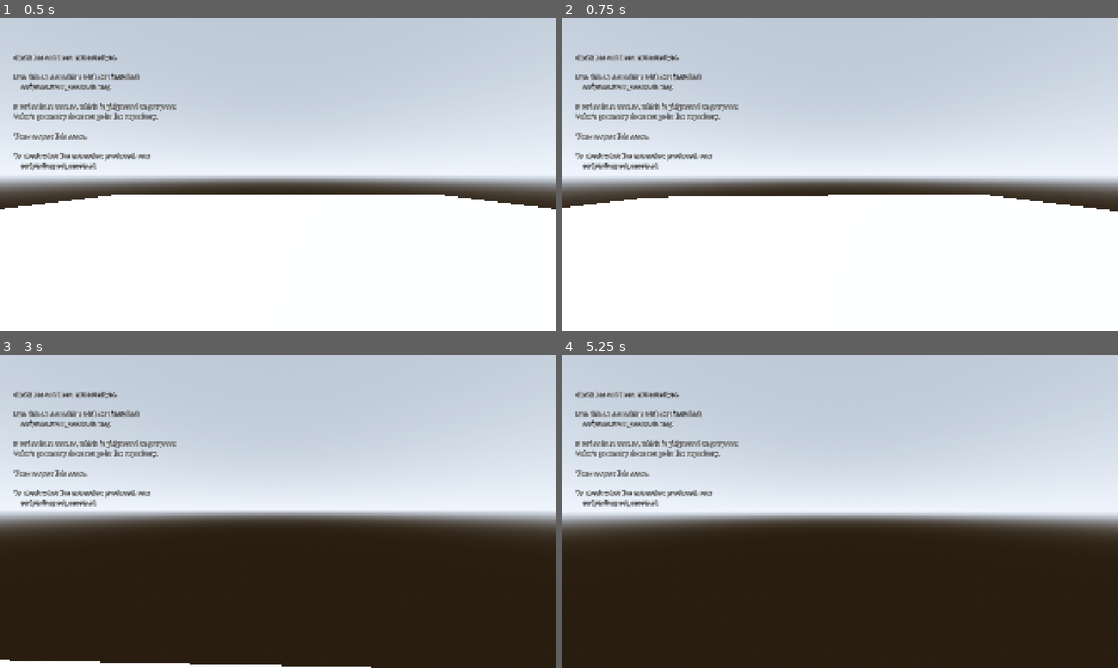
Above: before the commit, frames 1-4 (two rows, left to right).
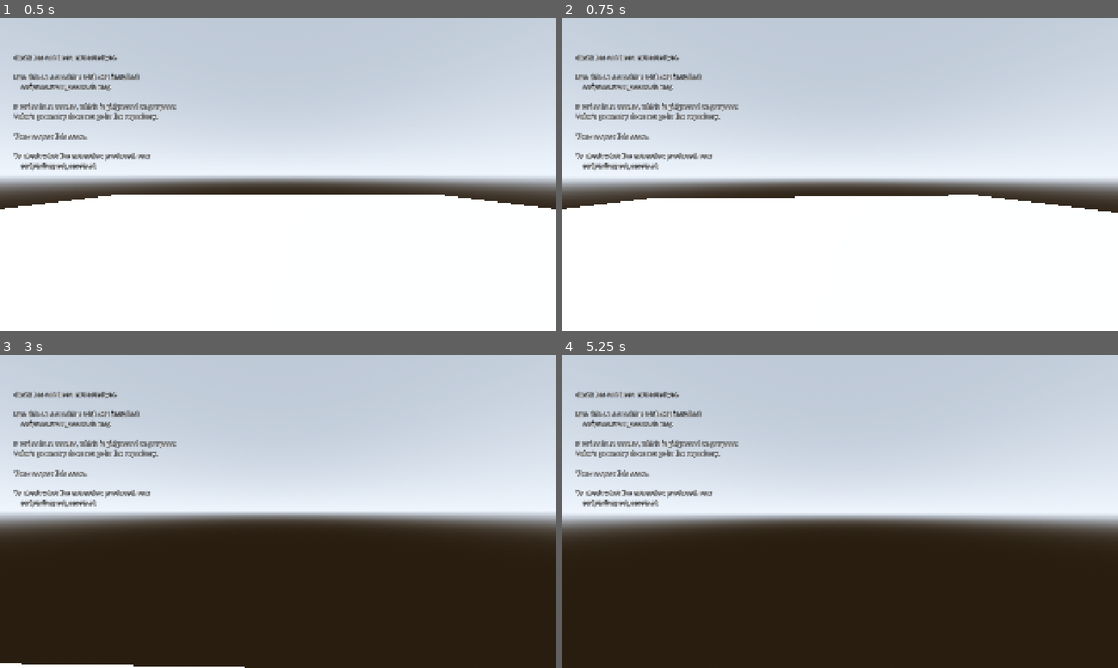
Above: after the commit, the same moments.

Repository: sidcarrollworks/CSGODOT
Game: Godot game, scene res://maps/de_dust2/de_dust2.tscn
Two runs of this game, one before a commit and one after it. Both use one fixed random seed, a clock stepped at 60 frames per second and the inputs below.
Inputs (mouse positions are in pixels of both pictures, inside the frame that each line leads up to):
- Up to frame 1 (0.5 s): no input
- Up to frame 2 (0.75 s): tap Enter at 0.5 s; move the mouse to (867, 174) at 0.52 s; hold W (move_forward) from 0.53 s (still down); hold 1 (slot1) from 0.53 s (still down); click (867, 174) at 0.67 s
- Up to frame 3 (3 s): keep holding W (move_forward); tap Space (jump) at 0.77, 1.07, 1.52, 1.55, 1.82 s; tap 2 (slot2) at 0.8, 1.35 s; move the mouse to (250, 511) at 1.27 s; release 1 (slot1) at 1.28 s; move the mouse to (289, 505) at 2.02 s; hold Space (jump) 2.03-2.78 s; tap 1 (slot1) at 2.3 s; move the mouse to (272, 517) at 2.77 s; click (272, 517) at 2.85 s
- Up to frame 4 (5.25 s): keep holding W (move_forward); tap Space (jump) at 3.02, 3.32, 4.52, 4.82 s; tap 2 (slot2) at 3.05 s; tap O (reset_range) at 3.5, 4.25, 5 s; move the mouse to (878, 514) at 3.52 s; hold Space (jump) 3.53-4.28 s; right-click (878, 514) at 3.6 s; move the mouse to (795, 508) at 4.27 s; tap Ctrl (duck) at 4.35 s; tap 1 (slot1) at 4.55 s; move the mouse to (845, 511) at 5.02 s; hold P (export_spray) from 5.03 s (still down); click (845, 511) at 5.17 s

Frame 1 is identical in both runs. In frame 2, 1.1% of the frame differs, in the area x 0-100%, y 50-63%; in frame 3, 0.9%; in frame 4, 0.8%.

Commit message:
Drive the recoil spring and accuracy decay off measured CS2 timings
The weapon model settling and the weapon becoming accurate again are two
different durations in CS2, and the second is the longer one. Both are now
measured values on WeaponData, and the view spring and the accuracy decay
are derived from them rather than tuned by hand.

Also fixes a shot's view kick being read one entry too early in the spray
pattern, which left a single tap with no view kick at all.

Co-Authored-By: Claude Opus 5 (1M context) <noreply@anthropic.com>
Claude-Session: https://claude.ai/code/session_01YJnWJFEo2kKSxD4GAVgMTN

Diff:
--- a/maps/test_range/test_range.gd
+++ b/maps/test_range/test_range.gd
@@ -60,7 +60,18 @@
 		"%s" % weapon.data.display_name,
 		"ammo       %d / %d" % [weapon.ammo, weapon.reserve],
 		"shot       %d" % weapon.shot_index(),
-		"cone       %.3f deg" % weapon.current_inaccuracy(state),
+		"cone       %.3f deg  %s" % [
+			weapon.current_inaccuracy(state),
+			"ready" if weapon.is_accuracy_reset() else "recovering",
+		],
+		# Side by side on purpose. The gun stops moving before the cone
+		# closes, so these two disagree for a couple of hundred milliseconds
+		# after every shot, which is what CS2 does and is why the animation
+		# cannot be used to time a tap.
+		"view       %.2f deg  %s" % [
+			weapon.aim_punch.length(),
+			"still" if weapon.aim_punch.length() < 0.01 else "moving",
+		],
 		"impacts    %d" % _impacts.size(),
 		"",
 		"1 / 2  weapon      R  reload",
--- a/src/weapons/weapon.gd
+++ b/src/weapons/weapon.gd
@@ -54,6 +54,10 @@
 	var view_punch: Vector2
 
 
+## The punch spring is integrated at no coarser than this, whatever the
+## caller's frame length. 128 Hz, the simulation tick the constants suit.
+const PUNCH_MAX_STEP := 1.0 / 128.0
+
 var data: WeaponData
 
 var ammo: int = 0
@@ -121,9 +125,7 @@
 	if since_shot > data.recoil_reset_time:
 		_shot_index = 0
 
-	_inaccuracy = maxf(
-		_inaccuracy - data.inaccuracy_recovery_rate * dt, 0.0
-	)
+	_decay_inaccuracy(dt)
 
 
 ## Source's DecayPunchAngle: the punch angle carries its own velocity, which
@@ -133,18 +135,66 @@
 ## only decayed between shots, which is what made the view snap up to each
 ## bullet and then sag. A spring that is always acting gives the rise and the
 ## settle that CS actually has.
+##
+## Substepped rather than clamped. The spring is stiff enough on a fast
+## weapon that a single long frame would integrate it into a growing
+## oscillation; stepping at the simulation rate the constants were derived
+## for makes the result the same whatever the caller's frame length is.
 func _decay_punch(dt: float) -> void:
-	if aim_punch.length_squared() < 0.000001 \
-			and aim_punch_velocity.length_squared() < 0.000001:
+	if aim_punch.length_squared() < 1e-10 \
+			and aim_punch_velocity.length_squared() < 1e-10:
 		aim_punch = Vector2.ZERO
 		aim_punch_velocity = Vector2.ZERO
 		return
 
-	aim_punch += aim_punch_velocity * dt
-	aim_punch_velocity *= maxf(1.0 - data.punch_damping * dt, 0.0)
-	# Clamped because a long frame would otherwise overshoot the spring into
-	# an oscillation that grows instead of settling.
-	aim_punch_velocity -= aim_punch * clampf(data.punch_spring * dt, 0.0, 2.0)
+	var damping := data.punch_damping()
+	var spring := data.punch_spring()
+	var remaining := dt
+	while remaining > 0.0:
+		var step := minf(remaining, PUNCH_MAX_STEP)
+		var half := step * 0.5
+		# Leapfrog: half a step of spring and damping, a whole step of
+		# movement at that mid-step velocity, then the other half. Moving on
+		# the end-of-step velocity instead biases the kick upward by half a
+		# tick of it, which is small on a slow spring and not small on a fast
+		# one, so the same weapon would throw the view further just for
+		# settling sooner.
+		#
+		# exp() rather than (1 - damping * step) for the same reason: the
+		# linear form takes more out of the velocity than the damping it
+		# stands for would, which cut the kick short of the measurement it is
+		# derived from.
+		aim_punch_velocity *= exp(-damping * half)
+		aim_punch_velocity -= aim_punch * spring * half
+		aim_punch += aim_punch_velocity * step
+		aim_punch_velocity -= aim_punch * spring * half
+		aim_punch_velocity *= exp(-damping * half)
+		remaining -= step
+
+
+## The accuracy penalty decays exponentially toward zero and snaps to it once
+## it is below what the game could show you.
+##
+## Exponential, not linear, for two reasons: it is what the measured accuracy
+## box does (the steps shrink as it recovers, which is a straight line only on
+## a log scale), and it is what CS:GO's accuracy penalty did. The time
+## constant comes from data.accuracy_reset_time, so one standing shot recovers
+## in exactly the measured time and a spray takes proportionally longer.
+func _decay_inaccuracy(dt: float) -> void:
+	if _inaccuracy <= 0.0:
+		return
+	_inaccuracy *= exp(-dt / data.accuracy_time_constant())
+	if _inaccuracy < data.accuracy_reset_threshold():
+		_inaccuracy = 0.0
+
+
+## Whether the weapon has finished recovering its accuracy.
+##
+## Worth reading next to how far the view has settled, because the two do not
+## agree: on both of these weapons the gun stops moving a couple of hundred
+## milliseconds before this turns true.
+func is_accuracy_reset() -> bool:
+	return _inaccuracy <= 0.0
 
 
 ## Where the weapon model should be pushed to, in degrees. Cosmetic only.
@@ -172,6 +222,26 @@
 	return base + _inaccuracy
 
 
+## The recoil of one shot, in degrees, read off the pattern.
+##
+## A pattern entry is where the muzzle has ALREADY been carried to by the
+## shots before it, so the recoil of shot i is the step from entry i to entry
+## i + 1: the climb this shot is about to cause. Reading it as the step into
+## the entry instead is off by one, and it leaves a single tap with no view
+## kick at all, because every pattern's first entry is (0, 0) and nothing has
+## happened yet when you fire shot one.
+##
+## Past the end of the pattern there is no next entry, so the last real step
+## is held rather than dropping the kick to nothing mid-magazine.
+func _view_kick_for(shot_index: int) -> Vector2:
+	var here := data.recoil_offset(shot_index)
+	var ahead := data.recoil_offset(shot_index + 1)
+	var kick := ahead - here
+	if kick.length_squared() > 0.0 or shot_index <= 0:
+		return kick
+	return here - data.recoil_offset(shot_index - 1)
+
+
 ## Fires one round. Returns null if the weapon could not fire.
 ##
 ## yaw and pitch are the angles at the instant the trigger was pulled, which
@@ -188,9 +258,6 @@
 	if not can_fire(now_usec):
 		return null
 
-	var previous := Vector2.ZERO
-	if _shot_index > 0:
-		previous = data.recoil_offset(_shot_index - 1)
 	var current := data.recoil_offset(_shot_index)
 
 	# The bullet goes exactly to this shot's entry in the pattern, measured
@@ -210,10 +277,10 @@
 		_shot_index
 	)
 
-	# The view gets kicked by this shot's step through the pattern, scaled
-	# down, and as a push on the punch velocity rather than a jump in the
-	# angle, so it rises into the kick over the next few ticks.
-	var punch := (current - previous) * data.recoil_view_fraction
+	# The view gets kicked by this shot's own recoil, scaled down, and as a
+	# push on the punch velocity rather than a jump in the angle, so it rises
+	# into the kick over the next few ticks.
+	var punch := _view_kick_for(_shot_index) * data.recoil_view_fraction
 
 	var shot := Shot.new()
 	shot.origin = origin
@@ -226,7 +293,7 @@
 	shot.base_yaw = yaw_degrees
 	shot.base_pitch = pitch_degrees
 
-	aim_punch_velocity += punch * data.punch_impulse_scale
+	aim_punch_velocity += punch * data.punch_impulse_scale()
 	_inaccuracy += data.inaccuracy_per_shot
 	_shot_index += 1
 	_last_shot_usec = now_usec
--- a/src/weapons/weapon_data.gd
+++ b/src/weapons/weapon_data.gd
@@ -14,6 +14,12 @@
 ## https://github.com/CS2OpenDev/CS2OpenDev-SchemaTracker/issues/16
 ##
 ## reference/spray_patterns/README.md says how to do the measuring.
+
+## What counts as settled, for both the view punch and the accuracy penalty:
+## one percent of the peak. Both of Sid's measurements are of something
+## visually reaching rest, and a decaying exponential never reaches zero, so
+## the two need a shared threshold to be derived from. One place to change it.
+const SETTLE_FRACTION := 0.01
 
 @export var display_name: String = ""
 
@@ -96,33 +102,56 @@
 # that snaps to each bullet and sags between shots. That is not what CS looks
 # like and it is not what CS plays like.
 
-## How much of the pattern the view is kicked by, against the full amount the
-## bullets move. Well under 1.0: the crosshair moves noticeably less than the
-## spray.
-##
-## Tuned by eye against CS2 rather than measured, so it is a starting point.
-@export_range(0.0, 1.0) var recoil_view_fraction: float = 0.45
-
-## How hard a shot kicks the view, as a multiplier on the impulse given to the
-## punch velocity. Source's ViewPunch adds to the punch VELOCITY rather than
-## to the angle, scaled by 20, which is why the view rises into a kick instead
-## of teleporting to it.
-@export var punch_impulse_scale: float = 20.0
-
-## The spring that pulls the view back to where the player is actually
-## pointing, and the damping that stops it oscillating.
-##
-## This is Source's DecayPunchAngle: an angle with its own velocity, a
-## viscous damping term and a torsional spring toward zero. The structure is
-## Source's; these two constants are from memory of the SDK and were not
-## verifiable from here, so treat them as tunables rather than as facts.
-@export var punch_damping: float = 9.0
-@export var punch_spring: float = 65.0
+## How far ONE shot throws the view, as a fraction of how far that same shot
+## throws the muzzle. The default of 1.0 means the view is kicked by a full
+## shot's worth of recoil.
+##
+## A full shot's worth, and the crosshair still moves a small fraction of what
+## the spray does, because the spring pulls the view back between rounds while
+## the muzzle keeps every degree it has climbed. The bullets accumulate and
+## the view does not. That, rather than any scale factor, is why you cannot
+## read your own recoil off the screen.
+##
+## This is the one knob for the SIZE of the kick, and it is exact: the impulse
+## is normalised against the spring, so the punch peaks at this fraction of
+## the shot's own pattern step whatever the spring is doing. Changing how long
+## the kick lasts leaves how far it throws the view alone.
+##
+## Still by eye rather than measured, unlike the two timings.
+@export_range(0.0, 2.0) var recoil_view_fraction: float = 1.0
+
+## How long the visual recoil takes to settle after a shot, in seconds.
+##
+## MEASURED, from Sid's frame-by-frame capture of CS2: the weapon model is
+## tracked away from its resting position and this is where that movement
+## levels off. AK-47 644 +- 5 ms, M4A1-S 353 +- 5 ms.
+##
+## This is the only knob for how long the kick lasts. The spring and the
+## damping below are derived from it, so changing it moves the whole
+## animation rather than requiring two constants to be re-balanced by hand.
+## "Settled" means down to SETTLE_FRACTION of the kick's own peak.
+##
+## Note what it is NOT: the time the weapon takes to become accurate again.
+## Those are separate in CS2 and separate here. See accuracy_reset_time.
+@export var recoil_animation_time: float = 0.644
+
+## How the kick is shaped, against how long it lasts.
+##
+## Source's DecayPunchAngle is an angle with its own velocity, a viscous
+## damping term and a torsional spring toward zero; this is that system's
+## damping ratio. Under 1.0 it rises into the kick and settles back without a
+## visible bounce, which is what CS looks like. Tuned by eye, not measured.
+@export_range(0.05, 1.5) var punch_damping_ratio: float = 0.558
 
 ## How much of the view punch the weapon model is moved by, on top of the
 ## camera. CS exposes this as viewmodel_recoil. Purely cosmetic: it moves the
 ## gun in your hands and changes nothing about aim or bullets.
-@export_range(0.0, 4.0) var viewmodel_recoil: float = 1.0
+##
+## Well above 1.0 on purpose. The gun is what should visibly buck and sway;
+## the crosshair should barely move. Anything that reads the recoil back to
+## the player belongs here, where it cannot mislead them about where a bullet
+## went, rather than in the camera, where it would.
+@export_range(0.0, 8.0) var viewmodel_recoil: float = 3.0
 
 # --- Inaccuracy -----------------------------------------------------------
 
@@ -135,13 +164,94 @@
 @export var inaccuracy_moving: float = 0.9
 @export var inaccuracy_jumping: float = 4.0
 
-## Added per shot while firing, and how fast it decays, in degrees.
+## Added per shot while firing, in degrees.
 @export var inaccuracy_per_shot: float = 0.12
-@export var inaccuracy_recovery_rate: float = 1.4
+
+## How long a single standing shot takes to become fully accurate again, in
+## seconds.
+##
+## MEASURED, from Sid's frame-by-frame capture of CS2: the accuracy box from
+## weapon_debug_spread_show is tracked until it returns to its baseline size.
+## AK-47 867 +- 0 ms, M4A1-S 542 +- 0 ms.
+##
+## This is deliberately a different number from recoil_animation_time, and for
+## both weapons it is the LONGER of the two. The gun finishes moving before it
+## finishes recovering, so the animation tells you the weapon is ready a couple
+## of hundred milliseconds before it is. That desync is real CS2 behaviour and
+## reproducing it is the point: a player who taps on the animation is early.
+@export var accuracy_reset_time: float = 0.867
 
 ## Speed below which movement inaccuracy does not apply. CS lets you walk
 ## slowly without penalty, which is why counter-strafing matters.
 @export var inaccuracy_speed_threshold: float = 55.0
+
+
+## How high the punch peaks, against the velocity a shot gives it and the
+## spring's frequency: peak = impulse / frequency * this. Depends only on the
+## damping ratio.
+func punch_peak_ratio() -> float:
+	var z := _damping_ratio()
+	var ringing := sqrt(1.0 - z * z)
+	return exp(-z * atan(ringing / z) / ringing)
+
+
+## The spring's undamped frequency, in radians per second.
+##
+## Derived so the punch is down to SETTLE_FRACTION of its own peak after
+## exactly recoil_animation_time. A damped spring's impulse response decays
+## inside an exp(-zeta*w*t) envelope, so zeta*w is what the measurement fixes;
+## the peak term is there because the peak is reached some way into the
+## response, well below where the envelope starts.
+func punch_frequency() -> float:
+	var z := _damping_ratio()
+	var ringing := sqrt(1.0 - z * z)
+	var peak := ringing * punch_peak_ratio()
+	return -log(SETTLE_FRACTION * peak) / maxf(
+		z * recoil_animation_time, 0.0001
+	)
+
+
+## Viscous damping on the punch velocity, per second.
+func punch_damping() -> float:
+	return 2.0 * _damping_ratio() * punch_frequency()
+
+
+## Torsional spring pulling the view back to where the player is pointing.
+func punch_spring() -> float:
+	var w := punch_frequency()
+	return w * w
+
+
+## What a shot adds to the punch VELOCITY, per degree of view kick asked for.
+##
+## Normalised against the spring, so the punch peaks at exactly the kick it
+## was given and re-measuring recoil_animation_time changes how long the view
+## moves without changing how far. Source's ViewPunch pushes the punch
+## VELOCITY rather than the angle, which is what makes the view rise into a
+## kick instead of teleporting to it; this is that push.
+func punch_impulse_scale() -> float:
+	return punch_frequency() / punch_peak_ratio()
+
+
+func _damping_ratio() -> float:
+	return clampf(punch_damping_ratio, 0.05, 0.999)
+
+
+## Time constant of the accuracy decay, in seconds.
+##
+## Exponential rather than linear, which is both what the measured curve looks
+## like on a log scale and what CS:GO's accuracy penalty did. Derived so a
+## single shot's penalty falls below the reset threshold in exactly
+## accuracy_reset_time; a longer spray therefore takes proportionally longer,
+## which is also what CS2 does.
+func accuracy_time_constant() -> float:
+	return maxf(accuracy_reset_time, 0.0001) / -log(SETTLE_FRACTION)
+
+
+## Below this fraction of one shot's penalty the weapon counts as fully
+## accurate again, matching the measurement's "back to baseline".
+func accuracy_reset_threshold() -> float:
+	return inaccuracy_per_shot * SETTLE_FRACTION
 
 
 ## The pattern offset for a shot, scaled, holding the last entry once the
--- a/src/weapons/weapon_library.gd
+++ b/src/weapons/weapon_library.gd
@@ -8,8 +8,10 @@
 ## should not be trusted until someone has checked them in game. See
 ## reference/weapon_stats.md for where each one came from.
 ##
-## The two exceptions are the spray patterns and the M4A1-S magazine size,
-## which come from CS2 spray plots Sid supplied on 2026-09-21.
+## The exceptions, which ARE measured, are the spray patterns, the M4A1-S
+## magazine size, and the two recovery timings below. The patterns and the
+## magazine come from CS2 spray plots Sid supplied on 2026-09-21; the timings
+## come from his frame-by-frame capture of CS2 on 2026-09-22.
 
 static func ak47() -> WeaponData:
 	var data := WeaponData.new()
@@ -33,6 +35,13 @@
 	data.max_player_speed = 215.0
 
 	data.recoil_pattern = RecoilPattern.load_pattern("ak47")
+
+	# Measured in CS2: the weapon model stops moving after 644 +- 5 ms, and
+	# the accuracy box is back to baseline after 867 +- 0 ms. The gun looks
+	# ready 223 ms before it is.
+	data.recoil_animation_time = 0.644
+	data.accuracy_reset_time = 0.867
+
 	data.inaccuracy_standing = 0.02
 	data.inaccuracy_moving = 0.95
 	data.inaccuracy_jumping = 4.5
@@ -63,6 +72,12 @@
 	data.max_player_speed = 225.0
 
 	data.recoil_pattern = RecoilPattern.load_pattern("m4a1s")
+
+	# Measured in CS2: animation 353 +- 5 ms, accuracy 542 +- 0 ms. Both are
+	# faster than the AK, and the gap between them is a similar 189 ms.
+	data.recoil_animation_time = 0.353
+	data.accuracy_reset_time = 0.542
+
 	data.inaccuracy_standing = 0.015
 	data.inaccuracy_moving = 0.8
 	data.inaccuracy_jumping = 4.0
--- a/tests/run_weapon_tests.gd
+++ b/tests/run_weapon_tests.gd
@@ -35,6 +35,12 @@
 		_test_view_kicks_less_than_the_spray()
 		_test_view_rises_rather_than_teleporting()
 		_test_viewmodel_follows_the_view()
+		_test_a_single_tap_kicks_the_view()
+		_test_animation_lasts_as_long_as_measured()
+		_test_accuracy_resets_as_slowly_as_measured()
+		_test_the_gun_looks_ready_before_it_is()
+		_test_kick_size_survives_a_faster_animation()
+		_test_punch_is_the_same_at_any_frame_length()
 		_test_inaccuracy_by_state()
 		_test_damage_falloff()
 		_test_hitbox_multipliers()
@@ -517,6 +523,152 @@
 	)
 
 
+# --- Measured recovery timings --------------------------------------------
+#
+# Sid captured CS2 frame by frame on 2026-09-22: the weapon model tracked away
+# from its resting position gives the recoil animation's length, and the
+# accuracy box from weapon_debug_spread_show tracked back to its baseline size
+# gives the accuracy reset. AK-47 644 and 867 ms, M4A1-S 353 and 542 ms.
+#
+# The two are different numbers and the accuracy one is longer, so the gun
+# finishes moving before it finishes recovering. These tests exist so that
+# stays true of this build, because it is the whole reason the animation
+# cannot be trusted as a readout.
+
+
+## How long after a single shot the view punch is still visibly moving, and
+## how far it got, both in one pass.
+func _settle(data: WeaponData) -> Array:
+	var weapon := Weapon.new(data)
+	var now := int(SECOND)
+	weapon.fire(now, 1.0, Vector3.ZERO, 0.0, 0.0, _standing())
+
+	var peak := 0.0
+	var samples: Array[float] = []
+	for tick in 1024:
+		now += int(DT * SECOND)
+		weapon.update(DT, now)
+		var size := weapon.aim_punch.length()
+		peak = maxf(peak, size)
+		samples.append(size)
+
+	# The last moment it was above a hundredth of its own peak, which is what
+	# recoil_animation_time is defined against.
+	var settled_at := 0.0
+	for i in range(samples.size() - 1, -1, -1):
+		if samples[i] >= peak * WeaponData.SETTLE_FRACTION:
+			settled_at = float(i + 1) * DT
+			break
+	return [settled_at, peak]
+
+
+## How long after a single standing shot the cone is back to its resting size.
+func _accuracy_reset(data: WeaponData) -> float:
+	var weapon := Weapon.new(data)
+	var state := _standing()
+	var now := int(SECOND)
+	weapon.fire(now, 1.0, Vector3.ZERO, 0.0, 0.0, state)
+
+	for tick in 1024:
+		now += int(DT * SECOND)
+		weapon.update(DT, now)
+		if weapon.current_inaccuracy(state) <= data.inaccuracy_standing:
+			return float(tick + 1) * DT
+	return -1.0
+
+
+## Every pattern's first entry is (0, 0), so reading a shot's recoil as the
+## step INTO its entry left a single tap with no view kick whatsoever. A shot
+## is what causes the climb to the next entry, not what results from the last.
+func _test_a_single_tap_kicks_the_view() -> void:
+	for data in [WeaponLibrary.ak47(), WeaponLibrary.m4a1s()]:
+		var result := _settle(data)
+		_check(
+			(result[1] as float) > 0.1,
+			"%s kicks the view on the very first round (%.2f degrees)"
+				% [data.display_name, result[1]]
+		)
+
+
+func _test_animation_lasts_as_long_as_measured() -> void:
+	for data in [WeaponLibrary.ak47(), WeaponLibrary.m4a1s()]:
+		var settled: float = _settle(data)[0]
+		_check(
+			absf(settled - data.recoil_animation_time) < 0.02,
+			"%s recoil animation lasts the measured %.0f ms (%.0f ms)"
+				% [
+					data.display_name,
+					data.recoil_animation_time * 1000.0,
+					settled * 1000.0
+				]
+		)
+
+
+func _test_accuracy_resets_as_slowly_as_measured() -> void:
+	for data in [WeaponLibrary.ak47(), WeaponLibrary.m4a1s()]:
+		var reset := _accuracy_reset(data)
+		_check(
+			absf(reset - data.accuracy_reset_time) < 0.02,
+			"%s accuracy resets in the measured %.0f ms (%.0f ms)"
+				% [
+					data.display_name,
+					data.accuracy_reset_time * 1000.0,
+					reset * 1000.0
+				]
+		)
+
+
+## The point of the two numbers being separate. A player who taps again the
+## moment the gun stops moving is firing an inaccurate round.
+func _test_the_gun_looks_ready_before_it_is() -> void:
+	for data in [WeaponLibrary.ak47(), WeaponLibrary.m4a1s()]:
+		var settled: float = _settle(data)[0]
+		var reset := _accuracy_reset(data)
+		_check(
+			reset > settled + 0.1,
+			"%s is still inaccurate %.0f ms after it has stopped moving"
+				% [data.display_name, (reset - settled) * 1000.0]
+		)
+
+
+## Re-measuring how long the kick lasts must not quietly change how far it
+## throws the view, or one measurement would be undoing the other.
+func _test_kick_size_survives_a_faster_animation() -> void:
+	var slow := WeaponLibrary.ak47()
+	var fast := WeaponLibrary.ak47()
+	fast.recoil_animation_time = slow.recoil_animation_time * 0.5
+
+	var slow_peak: float = _settle(slow)[1]
+	var fast_peak: float = _settle(fast)[1]
+	_check(
+		absf(fast_peak - slow_peak) < slow_peak * 0.02,
+		"halving the animation leaves the size of the kick alone (%.3f against %.3f degrees)"
+			% [fast_peak, slow_peak]
+	)
+
+
+## The spring is stiff on a fast weapon, so a long frame integrated in one go
+## would ring instead of settling. update() substeps; this proves it.
+func _test_punch_is_the_same_at_any_frame_length() -> void:
+	var data := WeaponLibrary.m4a1s()
+	var fine := Weapon.new(data)
+	var coarse := Weapon.new(data)
+	var now := int(SECOND)
+	fine.fire(now, 1.0, Vector3.ZERO, 0.0, 0.0, _standing())
+	coarse.fire(now, 1.0, Vector3.ZERO, 0.0, 0.0, _standing())
+
+	for tick in 32:
+		now += int(DT * SECOND)
+		fine.update(DT, now)
+	coarse.update(32.0 * DT, now)
+
+	_check(
+		(fine.aim_punch - coarse.aim_punch).length() < 0.001,
+		"a quarter-second frame lands where thirty-two ticks do (%.4f against %.4f degrees)"
+			% [fine.aim_punch.length(), coarse.aim_punch.length()]
+	)
+
+
 func _test_inaccuracy_by_state() -> void:
 	var weapon := Weapon.new(WeaponLibrary.ak47())
 
Not shown, changed: reference/weapon_stats.md
